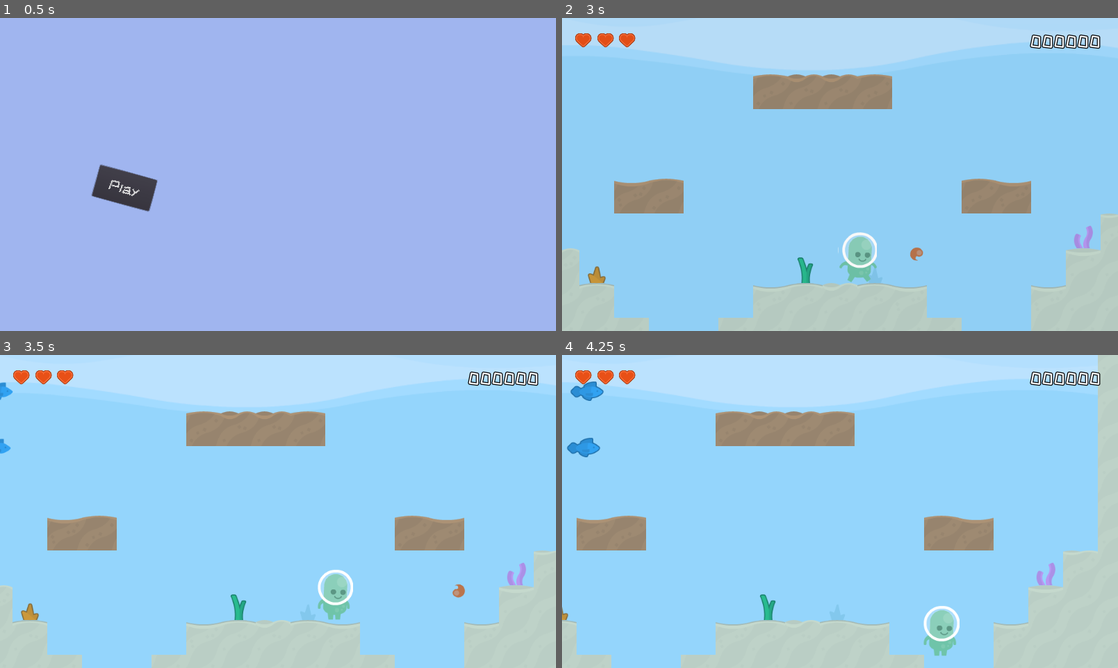
Above: before the commit, frames 1-4 (two rows, left to right).
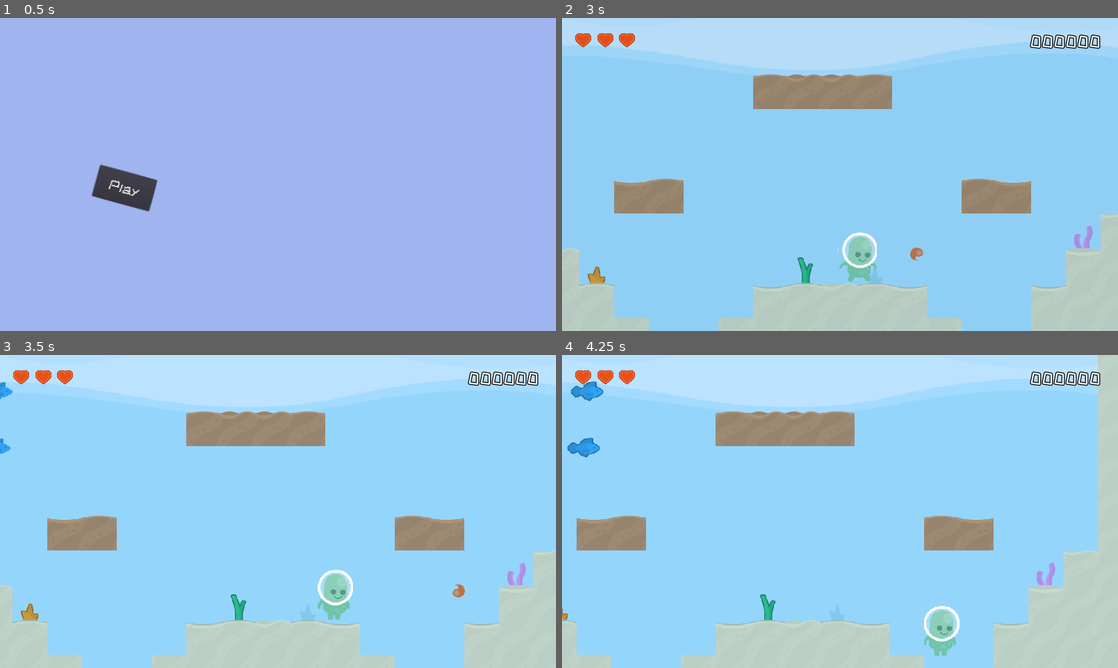
Above: after the commit, the same moments.

Repository: cpvanlue/dive-bug
Game: Godot game, scene res://MainMenu/MainMenu.tscn
Two runs of this game, one before a commit and one after it. Both use one fixed random seed, a clock stepped at 60 frames per second and the inputs below.
Inputs:
- Up to frame 1 (0.5 s): no input
- Up to frame 2 (3 s): click "Play" at 0.5 s; click "Play" at 1.25 s; click "Easy" at 2 s; tap Enter (shoot) at 2.75, 2.85 s; hold D (right) from 2.78 s (still down)
- Up to frame 3 (3.5 s): keep holding D (right)
- Up to frame 4 (4.25 s): keep holding D (right); tap Shift (sprint) at 3.6 s

Frame 1 is identical in both runs. In frame 2, 0.1% of the frame differs, in the area x 2-96%, y 4-86%; in frame 3, 0.1%; in frame 4, 0.2%, in the area x 0-89%, y 4-96%.

Commit message:
Update project name in Godot

Diff:
--- a/project.godot
+++ b/project.godot
@@ -10,7 +10,7 @@
 
 [application]
 
-config/name="CS315Final"
+config/name="Dive Bug"
 run/main_scene="res://MainMenu/MainMenu.tscn"
 config/icon="res://icon.png"
 
@@ -25,6 +25,13 @@
 window/size/height=720
 window/stretch/mode="2d"
 window/stretch/aspect="keep"
+
+[importer_defaults]
+
+texture={
+"flags/filter": false,
+"process/fix_alpha_border": false
+}
 
 [input]
 
